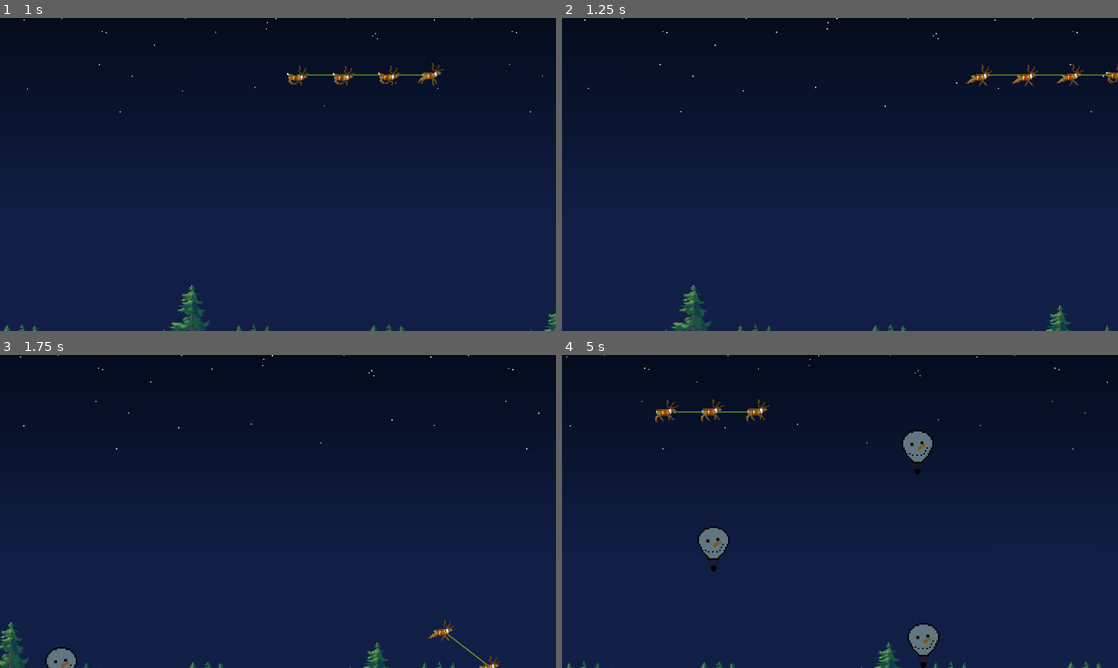
Above: before the commit, frames 1-4 (two rows, left to right).
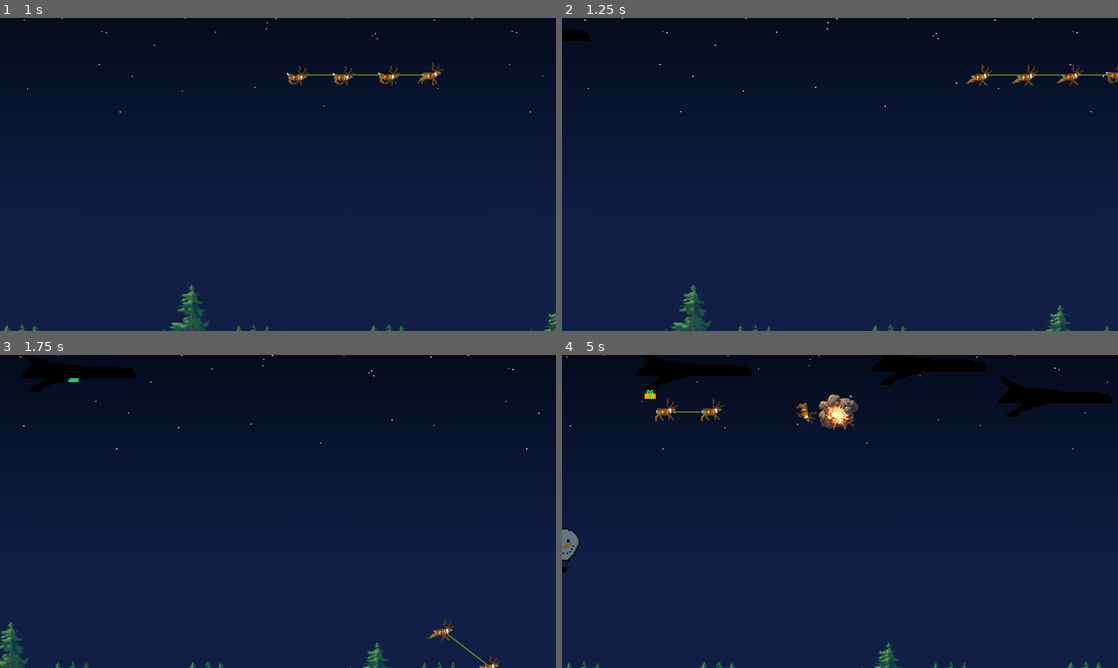
Above: after the commit, the same moments.

Repository: lohchness/santa-claus
Game: Godot game, scene res://level/level.tscn
Same seed, same stepped clock (60 frames per second), same inputs: the game is played once before the commit and once after it.
Inputs (mouse positions are in pixels of both pictures, inside the frame that each line leads up to):
- Up to frame 1 (1 s): move the mouse to (400, 158) at 0.52 s; hold Right (right) from 0.53 s (still down)
- Up to frame 2 (1.25 s): keep holding Right (right)
- Up to frame 3 (1.75 s): move the mouse to (166, 527) at 1.27 s; release Right (right) at 1.28 s; hold Down (down) from 1.28 s (still down)
- Up to frame 4 (5 s): move the mouse to (895, 442) at 2.02 s; release Down (down) at 2.03 s; hold Right (right) 2.03-2.78 s; move the mouse to (812, 574) at 2.77 s; hold Up (up) 2.78-3.53 s; move the mouse to (1006, 558) at 3.52 s; hold Left (left) from 3.53 s (still down); move the mouse to (673, 464) at 4.27 s

Frame 1 is identical in both runs. In frame 2, 0.2% of the frame differs, in the area x 0-6%, y 3-8%; in frame 3, 1.3%; in frame 4, 5.4%, in the area x 0-99%, y 0-100%.

Commit message:
feat: add fighter jet + present bomb to level

Diff:
--- /dev/null
+++ b/characters/fighterjet/jet.gd
@@ -0,0 +1,21 @@
+extends Sprite2D
+
+var speed = 0
+
+var present = preload("res://characters/fighterjet/present/present.tscn")
+
+func _ready() -> void:
+	speed = randi_range(300, 500)
+
+	var time = 1150 / speed
+	$PresentTimer.wait_time = randf_range(0.5, time - 0.5)
+	$PresentTimer.start()
+
+func _physics_process(delta: float) -> void:
+	position += Vector2(speed, 0) * delta
+
+
+func _on_present_timer_timeout() -> void:
+	var p = present.instantiate()
+	get_tree().root.add_child(p)
+	p.global_position = global_position + Vector2(70, 0)
--- /dev/null
+++ b/characters/fighterjet/jet.tscn
@@ -0,0 +1,15 @@
+[gd_scene load_steps=3 format=3 uid="uid://djc8rurixur3a"]
+
+[ext_resource type="Texture2D" uid="uid://dse07lklh5t80" path="res://characters/fighterjet/jet.png" id="1_wh1mx"]
+[ext_resource type="Script" uid="uid://gvwmwqkhqoxq" path="res://characters/fighterjet/jet.gd" id="2_nm3yn"]
+
+[node name="Jet" type="Sprite2D"]
+z_index = 1
+scale = Vector2(4, 4)
+texture = ExtResource("1_wh1mx")
+script = ExtResource("2_nm3yn")
+
+[node name="PresentTimer" type="Timer" parent="."]
+one_shot = true
+
+[connection signal="timeout" from="PresentTimer" to="." method="_on_present_timer_timeout"]
--- /dev/null
+++ b/characters/fighterjet/present/present.gd
@@ -0,0 +1,18 @@
+extends CharacterBody2D
+
+@export var gifts: Array[Texture2D] = []
+
+var speed
+var jump_velocity
+
+func _ready() -> void:
+	$Sprite2D.texture = gifts.pick_random()
+
+func _physics_process(delta: float) -> void:
+	velocity += Vector2(0, 800) * delta
+	move_and_slide()
+
+func _on_present_body_entered(body: Node2D) -> void:
+	if body.has_method("receive_damage"):
+		body.receive_damage()
+	queue_free()
--- /dev/null
+++ b/characters/fighterjet/present/present.tscn
@@ -0,0 +1,28 @@
+[gd_scene load_steps=7 format=3 uid="uid://bge0bn5fyer3c"]
+
+[ext_resource type="Script" uid="uid://kbpd845vgji3" path="res://characters/fighterjet/present/present.gd" id="1_vqkfe"]
+[ext_resource type="Texture2D" uid="uid://bojqw1073tt72" path="res://characters/fighterjet/present/IMG_0579.PNG" id="2_ghx4h"]
+[ext_resource type="Texture2D" uid="uid://cvipjvj2u7ox6" path="res://characters/fighterjet/present/IMG_0580.PNG" id="3_so0ah"]
+[ext_resource type="Texture2D" uid="uid://cj66geuahrttk" path="res://characters/fighterjet/present/IMG_0581.PNG" id="4_2f16b"]
+[ext_resource type="Texture2D" uid="uid://c0b3xrwi6fgkd" path="res://characters/fighterjet/present/IMG_0582.PNG" id="5_qrxig"]
+
+[sub_resource type="RectangleShape2D" id="RectangleShape2D_n7fjr"]
+size = Vector2(22, 11)
+
+[node name="Present" type="CharacterBody2D"]
+script = ExtResource("1_vqkfe")
+gifts = Array[Texture2D]([ExtResource("2_ghx4h"), ExtResource("3_so0ah"), ExtResource("4_2f16b"), ExtResource("5_qrxig")])
+
+[node name="Present" type="Area2D" parent="."]
+collision_layer = 4
+collision_mask = 2
+
+[node name="CollisionShape2D" type="CollisionShape2D" parent="Present"]
+position = Vector2(0, 2.5)
+shape = SubResource("RectangleShape2D_n7fjr")
+
+[node name="Sprite2D" type="Sprite2D" parent="."]
+scale = Vector2(0.05, 0.05)
+texture = ExtResource("2_ghx4h")
+
+[connection signal="body_entered" from="Present" to="." method="_on_present_body_entered"]
--- a/level/level.gd
+++ b/level/level.gd
@@ -2,6 +2,7 @@
 
 @onready var missile: PackedScene = preload("res://obstacles/rocket/horizontal_rocket.tscn")
 @onready var balloon: PackedScene = preload("res://obstacles/balloon/balloon.tscn")
+@onready var jet: PackedScene = preload("res://characters/fighterjet/jet.tscn")
 
 func _physics_process(delta: float) -> void:
 	pass
@@ -18,3 +19,9 @@
 	var b = balloon.instantiate()
 	add_child(b)
 	b.global_position = Vector2(randi_range(100, 1100), 800)
+
+
+func _on_jet_timer_timeout() -> void:
+	var j = jet.instantiate()
+	add_child(j)
+	j.global_position = Vector2(-175, randi_range(20, 90))
--- a/level/level.tscn
+++ b/level/level.tscn
@@ -19,7 +19,12 @@
 autostart = true
 
 [node name="BalloonTimer" type="Timer" parent="."]
+wait_time = 3.0
+autostart = true
+
+[node name="JetTimer" type="Timer" parent="."]
 autostart = true
 
 [connection signal="timeout" from="MissileTimer" to="." method="_on_missile_timer_timeout"]
 [connection signal="timeout" from="BalloonTimer" to="." method="_on_balloon_timer_timeout"]
+[connection signal="timeout" from="JetTimer" to="." method="_on_jet_timer_timeout"]
Not shown, added: characters/fighterjet/jet.gd.uid
Binary file added: characters/fighterjet/jet.png
Not shown, added: characters/fighterjet/jet.png.import
Binary file added: characters/fighterjet/present/IMG_0579.PNG
Not shown, added: characters/fighterjet/present/IMG_0579.PNG.import
Binary file added: characters/fighterjet/present/IMG_0580.PNG
Not shown, added: characters/fighterjet/present/IMG_0580.PNG.import
Binary file added: characters/fighterjet/present/IMG_0581.PNG
Not shown, added: characters/fighterjet/present/IMG_0581.PNG.import
Binary file added: characters/fighterjet/present/IMG_0582.PNG
Not shown, added: characters/fighterjet/present/IMG_0582.PNG.import
Not shown, added: characters/fighterjet/present/present.gd.uid
